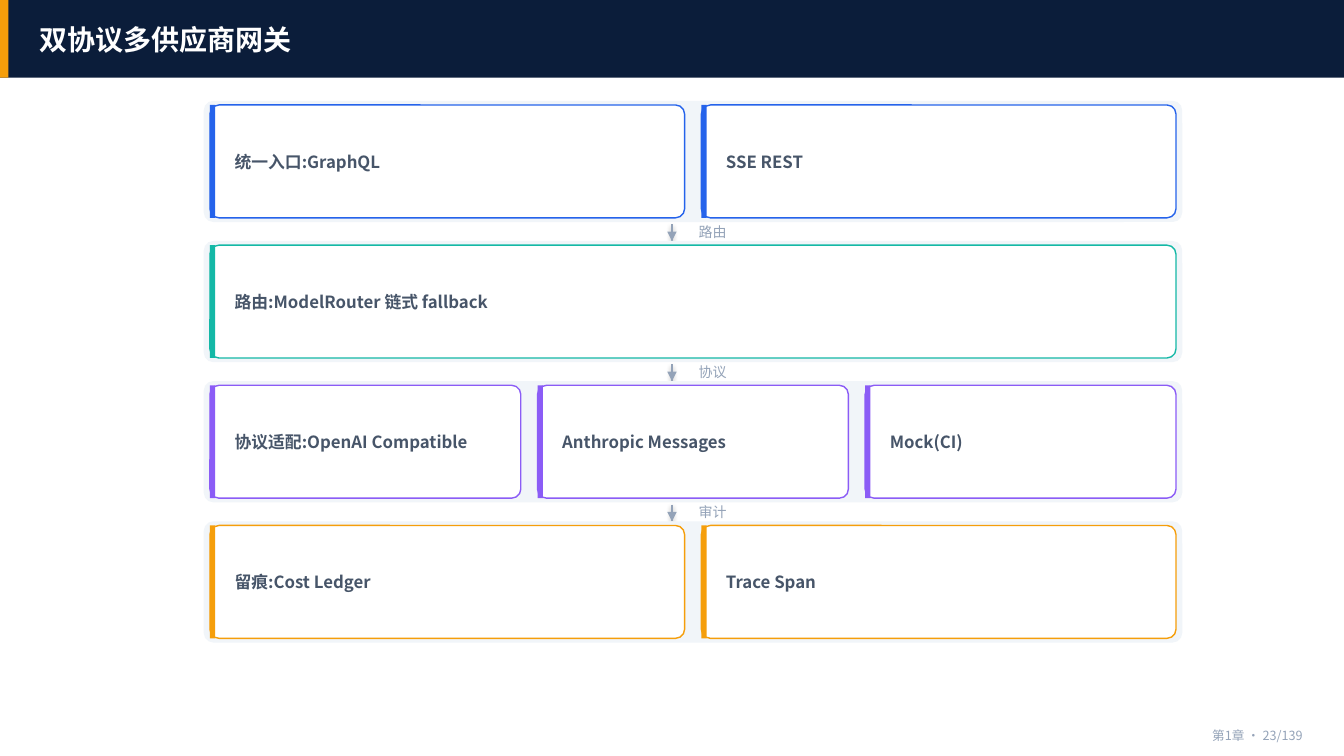
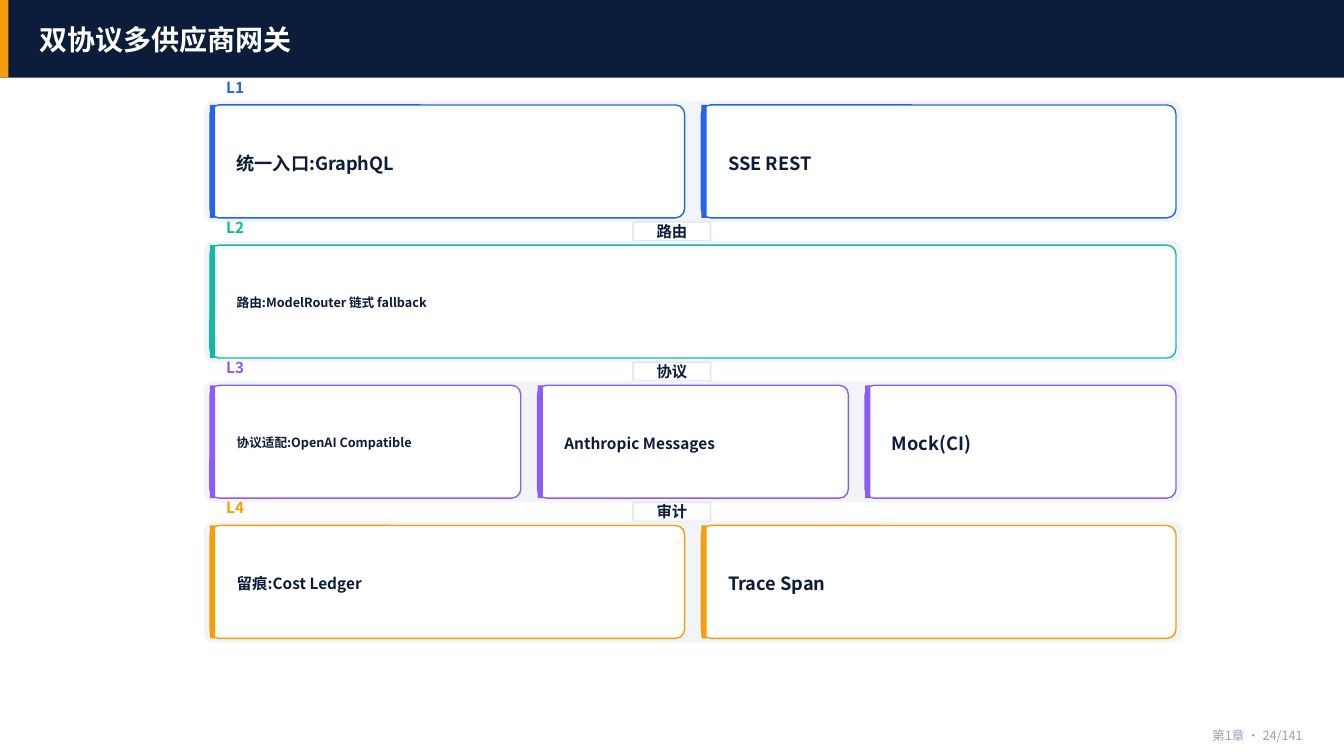
Before and after one commit to tianqiongenze/ai-agent-bootcamp-course, a slide deck: slide 24 of 03-课件PPT/第1章-LLM API.pptx (slide 23 before the commit). Drawn at 1344x756 pixels with LibreOffice and Linux fonts; fonts in the diff are those of the drawing. Boxes give left, top, right and bottom in pixels: in the first picture for what was removed or moved away, otherwise in the second. Text is boxed around its words. In the diff, an @@ line names an element or a change of style, - is before the commit and + after.

```diff
--- a/03-课件PPT/第1章-LLM API.pptx
+++ b/03-课件PPT/第1章-LLM API.pptx
@@ text added at (x1=226, y1=77, x2=244, y2=93), 11 pt, text #2563EB, bold @@
+L1
@@ text added at (x1=226, y1=218, x2=244, y2=233), 11 pt, text #14B8A6, bold @@
+L2
@@ text "路由" moved from (x1=699, y1=225, x2=727, y2=238) to (x1=657, y1=224, x2=688, y2=239) @@
@@ rounded rectangle added at (x1=633, y1=222, x2=711, y2=241), fill #FFFFFF, outline #DDE5EE 1 pt @@
@@ line (673, 224) - (673, 241): stroke #94A3B8 1.2 pt to #475569 1.4 pt @@
@@ text "路由:ModelRouter 链式 fallback" at (x1=237, y1=296, x2=426, y2=308): size 12 to 9 pt, text colour #475569 to #0B1D3A; line spacing 1 to 1.15 @@
@@ text added at (x1=226, y1=358, x2=244, y2=373), 11 pt, text #8B5CF6, bold @@
+L3
@@ text "协议适配:OpenAI Compatible" at (x1=237, y1=436, x2=412, y2=450): size 12 to 9 pt, text colour #475569 to #0B1D3A; line spacing 1 to 1.15 @@
@@ text "Anthropic Messages" at (x1=564, y1=436, x2=715, y2=453): size 12 to 11 pt, text colour #475569 to #0B1D3A; line spacing 1 to 1.15 @@
@@ text "协议" moved from (x1=699, y1=365, x2=727, y2=378) to (x1=657, y1=364, x2=688, y2=379) @@
@@ rounded rectangle added at (x1=633, y1=362, x2=711, y2=381), fill #FFFFFF, outline #DDE5EE 1 pt @@
@@ line (673, 364) - (673, 381): stroke #94A3B8 1.2 pt to #475569 1.4 pt @@
@@ size 12 to 13 pt, text colour #475569 to #0B1D3A; line spacing 1 to 1.15 in 4 elements at (x1=237, y1=154, x2=394, y2=174), (x1=728, y1=156, x2=812, y2=171), (x1=728, y1=576, x2=825, y2=594), (x1=892, y1=435, x2=971, y2=454) @@
@@ text added at (x1=226, y1=498, x2=244, y2=513), 11 pt, text #F59E0B, bold @@
+L4
@@ size 10 to 11 pt, text colour #94A3B8 to #0B1D3A, bold on; alignment left to centre in 3 elements at (x1=657, y1=224, x2=688, y2=239), (x1=657, y1=364, x2=688, y2=379), (x1=657, y1=504, x2=688, y2=519) @@
@@ text "审计" moved from (x1=699, y1=505, x2=727, y2=518) to (x1=657, y1=504, x2=688, y2=519) @@
@@ rounded rectangle added at (x1=633, y1=502, x2=711, y2=521), fill #FFFFFF, outline #DDE5EE 1 pt @@
@@ line (673, 505) - (673, 521): stroke #94A3B8 1.2 pt to #475569 1.4 pt @@
@@ text "留痕:Cost Ledger" at (x1=237, y1=576, x2=362, y2=593): size 12 to 11 pt, text colour #475569 to #0B1D3A; line spacing 1 to 1.15 @@
@@ fill #94A3B8 to #475569 in 3 elements at (x1=667, y1=232, x2=677, y2=241), (x1=667, y1=372, x2=677, y2=381), (x1=667, y1=512, x2=677, y2=521) @@
@@ text at (x1=1212, y1=729, x2=1303, y2=742): text changed @@
-第1章 · 23/139
+第1章 · 24/141
```
Also in this commit, not shown: 133 other slides changed, 2 slides added, 37 other files.
